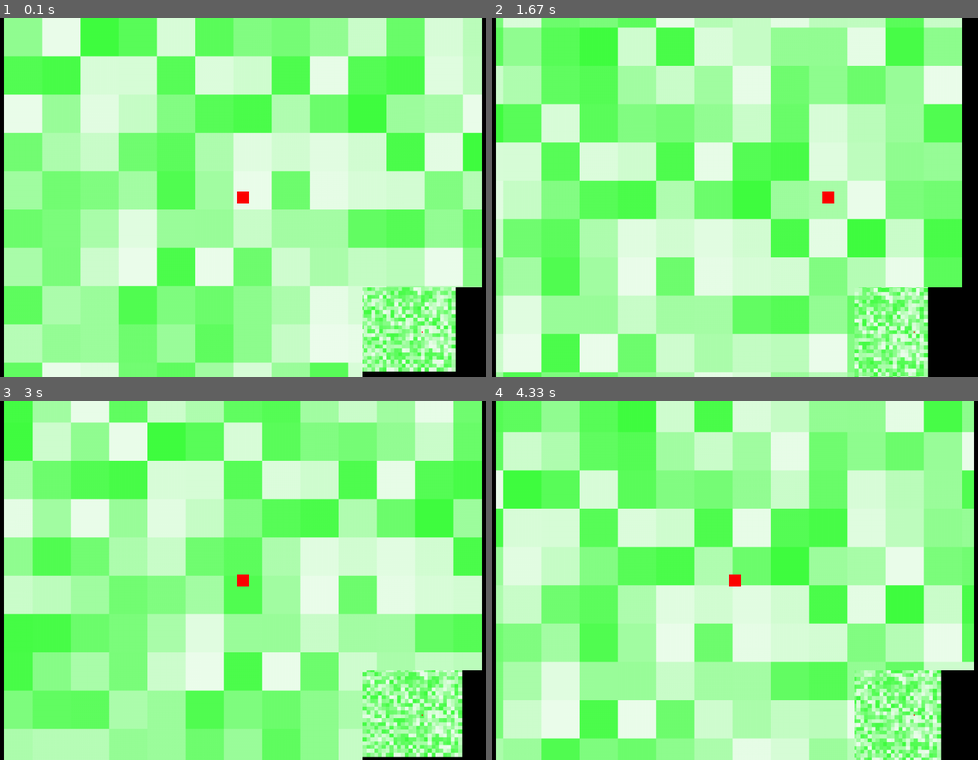
Above: before the commit, frames 1-4 (two rows, left to right).
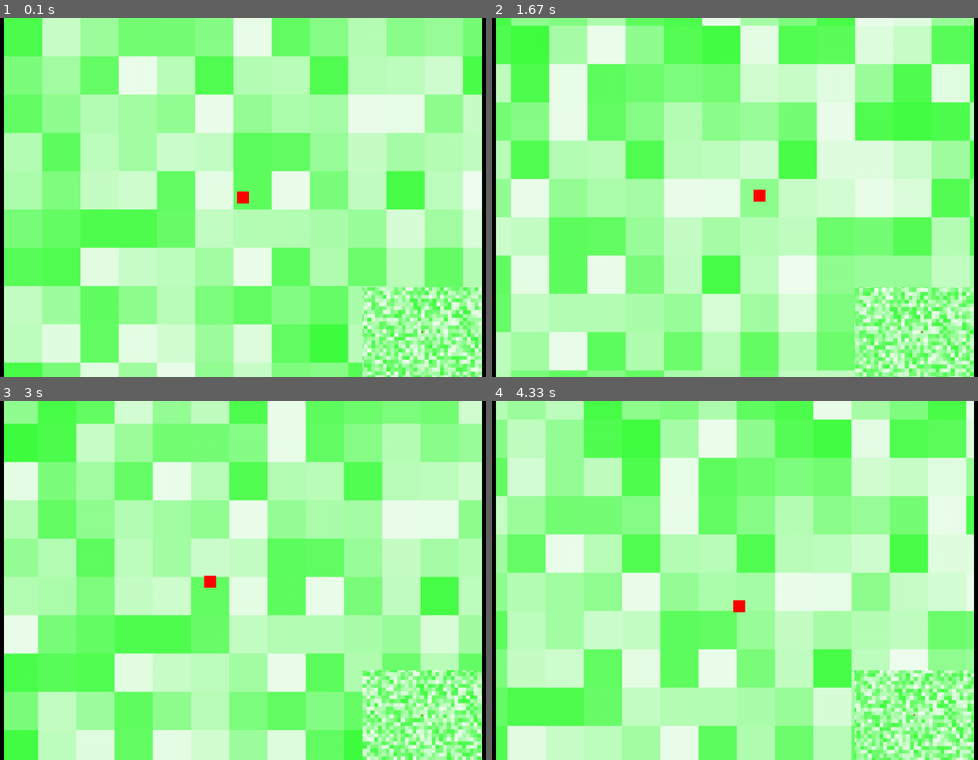
Above: after the commit, the same moments.

Repository: nitori/pygame-goggles
Game: pygame game, started from examples/example_map.py
Two runs of this game, one before a commit and one after it. Both use one fixed random seed, a clock stepped at 60 frames per second and the inputs below.
Inputs:
- Up to frame 1 (0.1 s): no input
- Up to frame 2 (1.67 s): hold D 0.33-0.8 s; hold W 0.83-1.13 s; hold D 1.17-1.63 s
- Up to frame 3 (3 s): hold A 1.67-2.2 s; hold S 2.23-2.53 s; hold A 2.57-2.97 s
- Up to frame 4 (4.33 s): hold W 3-3.37 s; hold D 3.4-4.03 s; hold S from 4.07 s (still down)

The runs differ from the first frame. In frame 1, 73% of the frame differs, in the area x 0-100%, y 0-100%; in frame 2, 75%; in frame 3, 71%; in frame 4, 75%.

Commit message:
Add basic lerp functionality and adjust world size and limits for the minimap

Diff:
--- a/examples/example_map.py
+++ b/examples/example_map.py
@@ -53,8 +53,8 @@
 def main():
     pygame.init()
 
-    rows = 30
-    columns = 30
+    rows = 50
+    columns = 50
     tile_size = 32
 
     offset = (
@@ -64,11 +64,11 @@
 
     tiles = generate_world_tiles((rows, columns), offset, tile_size)
 
-    limit_x1 = offset[0] - 10
-    limit_y1 = offset[1] - 10
+    limit_x1 = offset[0]
+    limit_y1 = offset[1]
 
-    limit_x2 = limit_x1 + columns * tile_size + 20
-    limit_y2 = limit_y1 + rows * tile_size + 20
+    limit_x2 = limit_x1 + columns * tile_size
+    limit_y2 = limit_y1 + rows * tile_size
 
     screen = pygame.display.set_mode((1000, 600), pygame.RESIZABLE)
     clock = pygame.Clock()
@@ -76,12 +76,13 @@
     view = View(
         ViewMode.RegionLetterbox,
         initial_region=(0, 0, 400, 300),
-        limits=(limit_x1, limit_y1, limit_x2, limit_y2),
+        limits=(limit_x1 - 10, limit_y1 - 10, limit_x2 + 20, limit_y2 + 20),
     )
 
     map_view = View(
         ViewMode.RegionLetterbox,
         initial_region=(0, 0, 1000, 750),
+        limits=(limit_x1, limit_y1, limit_x2, limit_y2),
     )
     map_surface = pygame.Surface((200, 150))
 
@@ -116,7 +117,7 @@
 
         screen.fill('black')
 
-        view.move_to(player_pos.center)
+        view.lerp_to(player_pos.center, 0.1)
         map_view.move_to(player_pos.center)
 
         bbox = view.get_bounding_box(screen.get_rect())
--- a/src/pygame_goggles/view.py
+++ b/src/pygame_goggles/view.py
@@ -25,6 +25,13 @@
         self.mode = mode
         self.region = FRect(initial_region)
         self.limits = limits
+
+    def lerp_to(self, pos: WorldPos, weight: float = 1.0):
+        px, py = pos
+        cx, cy = self.region.center
+        x = pygame.math.lerp(cx, px, weight)
+        y = pygame.math.lerp(cy, py, weight)
+        self.move_to((x, y))
 
     def move_to(self, pos: WorldPos) -> None:
         pos = convert_to_vec(pos)
